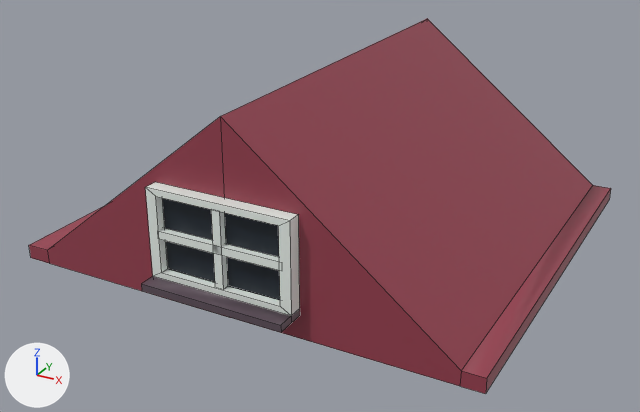
The FBX model Assets/Models/house_roof.fbx: old version first, new version second.
Rendered twice from a camera (50 mm lens) standing at (55.4, -107.7, 55.5) and looking at (-0.6, -5.9, 4.6). The lights are fixed; the arrows at lower left show +X, +Y and +Z. Mesh edges are drawn as thin lines. Where no turn or scale is listed for an object, it has been applied to the vertices. Vertices at the same position are counted once.
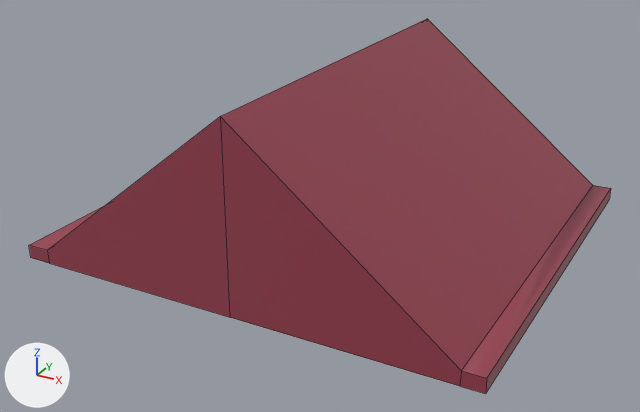
Boxes [x1, y1, x2, y2] around the edits, measured in the pictures (640 x 412 px):
part 1 of me_cube_001, deleted
    before: [141, 182, 300, 332]
part 2 of me_cube_001, deleted
    before: [159, 228, 279, 270]

Patch to the scene script:
```diff
--- a/Assets/Models/house_roof.fbx.py
+++ b/Assets/Models/house_roof.fbx.py
@@ me_cube_001 @@
 me_cube_001.from_pydata(...)  # 60 vertices, 51 faces; spans x -33.5..32.9, y -34.2..30.0, z -1.0..24.9
 # used by ob_cube_001; location = (0.0, 0.0, 0.0)
+# me_cube_001 part 1: the loose piece of 32 vertices spanning x -10.0..10.0, y -34.2..-29.9, z 2.1..15.1 is deleted
+# me_cube_001 part 2: the loose piece of 8 vertices spanning x -8.8..8.8, y -31.8..-30.9, z 8.5..9.6 is deleted
 me_cube_001.materials.append(mat_material_001)
-me_cube_001.materials.append(mat_material_004)  # picture img_palette_png
```
